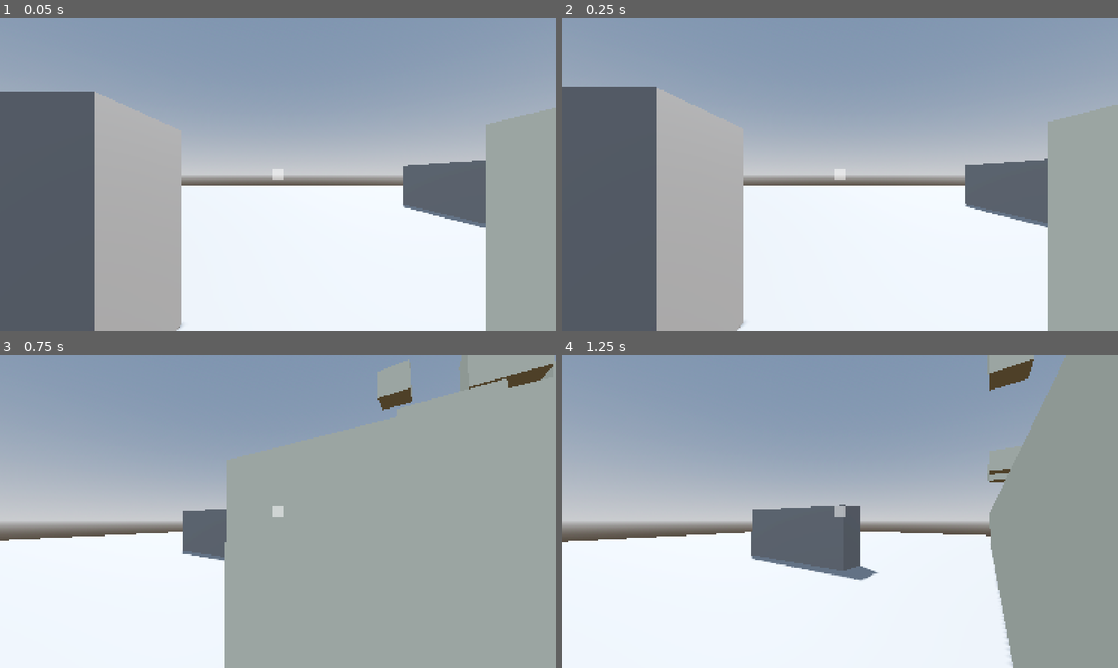
Above: before the commit, frames 1-4 (two rows, left to right).
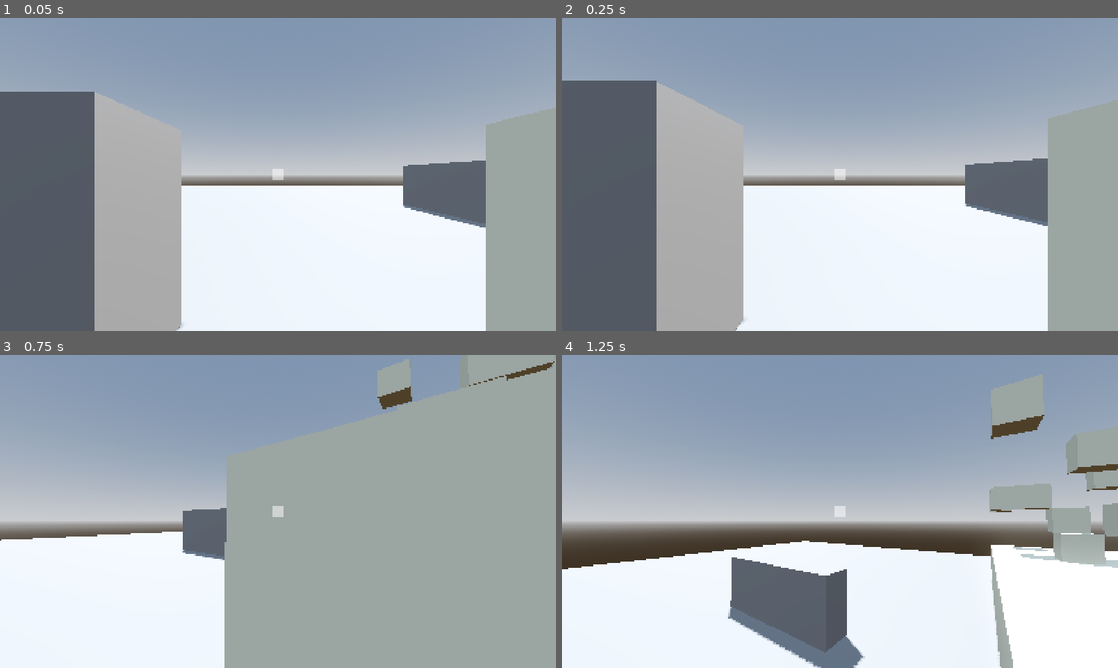
Above: after the commit, the same moments.

Repository: PixelSaver/PlacePixels
Game: Godot game, scene res://scriptsnscenes/main.tscn
The game is run twice, just before and just after one commit, with the same random seed, the same clock (stepped at 60 frames per second) and the same inputs.
Inputs (mouse positions are in pixels of both pictures, inside the frame that each line leads up to):
- Up to frame 1 (0.05 s): no input
- Up to frame 2 (0.25 s): no input
- Up to frame 3 (0.75 s): tap Enter at 0.5 s; move the mouse to (305, 511) at 0.52 s; hold W (up) from 0.53 s (still down)
- Up to frame 4 (1.25 s): keep holding W (up); tap Space (jump) at 0.77 s

Frame 1 is identical in both runs. In frame 2, 0.8% of the frame differs, in the area x 0-100%, y 20-100%; in frame 3, 0.5%; in frame 4, 30%, in the area x 0-100%, y 0-100%.

Commit message:
Fixed player collision under 2 blocks

Diff:
--- a/scriptsnscenes/player/player.gd
+++ b/scriptsnscenes/player/player.gd
@@ -2,7 +2,7 @@
 class_name Player
 
 const SPEED = 5.0
-const JUMP_VELOCITY = 1
+const JUMP_VELOCITY = 10
 const GRAVITY = Vector3.DOWN * 20
 
 @export var mouse_sensitivity: float = 0.01
--- a/scriptsnscenes/player/player.tscn
+++ b/scriptsnscenes/player/player.tscn
@@ -5,10 +5,9 @@
 [sub_resource type="CapsuleMesh" id="CapsuleMesh_g2els"]
 
 [sub_resource type="BoxShape3D" id="BoxShape3D_rd6mq"]
-size = Vector3(1, 2, 1)
+size = Vector3(1, 1.99, 1)
 
 [node name="Player" type="CharacterBody3D"]
-safe_margin = 0.05
 script = ExtResource("1_3vyb7")
 
 [node name="Head" type="Node3D" parent="."]
